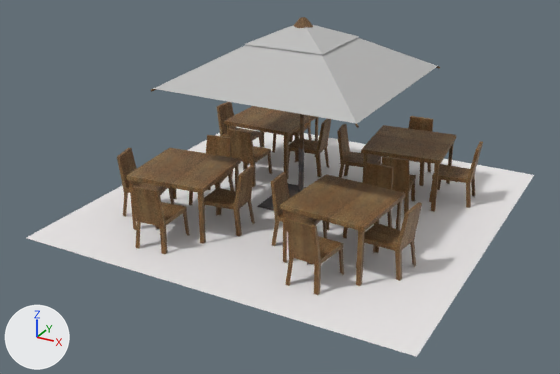
A saved change to the glTF model src/assets/models/environment/resto-terrace/scene.glb.
Both versions are drawn from a 50 mm camera at (20.6, -40.3, 21.0) aimed at (-0.4, -2.2, 1.9). Every picture has the same lights, and +X, +Y and +Z are marked at lower left. The picture after the commit comes second. Where no turn or scale is listed for an object, it has been applied to the vertices.
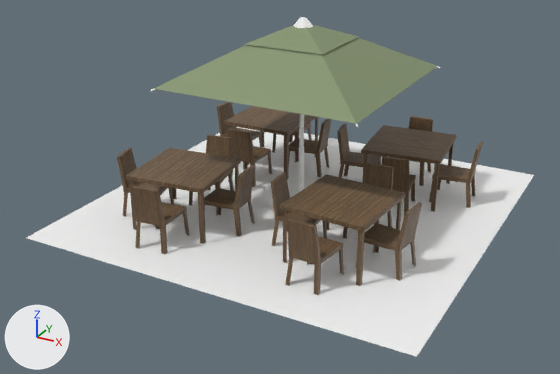
What differs and where, as boxes [x1, y1, x2, y2] in the pictures (560 x 374 px):
'Object_6', recoloured
    both: [117, 102, 483, 295]
'Object_2', recoloured (grey to greyish green)
    both: [153, 25, 437, 124]
'Object_5', surface changed (black to grey)
    both: [257, 148, 306, 211]
'Object_4', surface changed
    both: [150, 17, 440, 149]

The change, as a diff of the scene's bpy script:
```diff
--- a/src/assets/models/environment/resto-terrace/scene.glb.py
+++ b/src/assets/models/environment/resto-terrace/scene.glb.py
@@ img_021d3021c6c3c4c73963a30aeac9de97_diffuse @@
+img_021d3021c6c3c4c73963a30aeac9de97_diffuse = load_image('021d3021c6c3c4c73963a30aeac9de97_diffuse', '_unpacked/021d3021c6c3c4c73963a30aeac9de97_diffuse', 512, 512, 'sRGB')
@@ mat_standard @@
 mat_standard = principled_material('standard')
-mat_standard.base_color = (0.837, 0.812, 0.812)  # white #ece9e9
+mat_standard.base_color = (1.0, 1.0, 1.0)  # white #ffffff
 mat_standard.roughness = 1.0
+mat_standard.metallic = 1.0
@@ mat_021d3021c6c3c4c73963a30aeac9de97 @@
 n0 = _N.new('ShaderNodeBsdfPrincipled'); n0.name = 'Principled BSDF'
+n0.inputs[0].default_value = (1.0, 1.0, 1.0, 1.0)  # 'Base Color', white #ffffff
+n0.inputs[1].default_value = 1.0  # 'Metallic'
+n0.inputs[2].default_value = 1.0  # 'Roughness'
 n1 = _N.new('ShaderNodeOutputMaterial'); n1.name = 'Material Output'
@@ mat_021d3021c6c3c4c73963a30aeac9de97 @@
 n2 = _N.new('ShaderNodeTexImage'); n2.name = 'Image Texture'
 n2.image = img_image_0
-n3 = _N.new('ShaderNodeTexImage'); n3.name = 'Image Texture.001'
-n3.image = img_image_0
-n4 = _N.new('ShaderNodeTexImage'); n4.name = 'Image Texture.002'
-n4.image = img_image_0
 _L.new(n0.outputs[0], n1.inputs[0])  # 'BSDF' to 'Surface'
-_L.new(n2.outputs[0], n0.inputs[0])  # 'Color' to 'Base Color'
-_L.new(n3.outputs[0], n0.inputs[27])  # 'Color' to 'Emission Color'
-_L.new(n4.outputs[0], n0.inputs[14])  # 'Color' to 'Specular Tint'
+_L.new(n2.outputs[0], n0.inputs[27])  # 'Color' to 'Emission Color'
@@ mat_3metal_texture_big_100617 @@
 n0 = _N.new('ShaderNodeBsdfPrincipled'); n0.name = 'Principled BSDF'
+n0.inputs[0].default_value = (1.0, 1.0, 1.0, 1.0)  # 'Base Color', white #ffffff
+n0.inputs[1].default_value = 1.0  # 'Metallic'
+n0.inputs[2].default_value = 1.0  # 'Roughness'
 n1 = _N.new('ShaderNodeOutputMaterial'); n1.name = 'Material Output'
@@ mat_3metal_texture_big_100617 @@
 n2 = _N.new('ShaderNodeTexImage'); n2.name = 'Image Texture'
 n2.image = img_image_1
-n3 = _N.new('ShaderNodeTexImage'); n3.name = 'Image Texture.001'
-n3.image = img_image_1
-n4 = _N.new('ShaderNodeTexImage'); n4.name = 'Image Texture.002'
-n4.image = img_image_1
 _L.new(n0.outputs[0], n1.inputs[0])  # 'BSDF' to 'Surface'
-_L.new(n2.outputs[0], n0.inputs[0])  # 'Color' to 'Base Color'
-_L.new(n3.outputs[0], n0.inputs[27])  # 'Color' to 'Emission Color'
-_L.new(n4.outputs[0], n0.inputs[14])  # 'Color' to 'Specular Tint'
+_L.new(n2.outputs[0], n0.inputs[27])  # 'Color' to 'Emission Color'
@@ mat_material_001 @@
+mat_material_001 = principled_material('Material.001')
+mat_material_001.texture = img_021d3021c6c3c4c73963a30aeac9de97_diffuse
@@ mat_material_003 @@
+mat_material_003 = principled_material('Material.003')
+mat_material_003.base_color = (0.238, 0.298, 0.159)  # greyish green #86946f
@@ me_object_0 @@
 me_object_0.from_pydata(...)  # 16 vertices, 16 faces; spans x -6.5..6.17, y -6.17..6.5, z 8.31..11.42
-me_object_0.materials.append(mat_black_paper)
+me_object_0.materials.append(mat_material_003)  # greyish green #86946f
@@ me_object_4 @@
 me_object_4.from_pydata(...)  # 768 vertices, 816 faces; spans x -9.4..9.7, y -10.0..9.8, z 0.0..3.9
-me_object_4.materials.append(mat_e8a627e76956981915c1ac68806b15d9_large)
+me_object_4.materials.append(mat_material_001)  # picture img_021d3021c6c3c4c73963a30aeac9de97_diffuse
```
